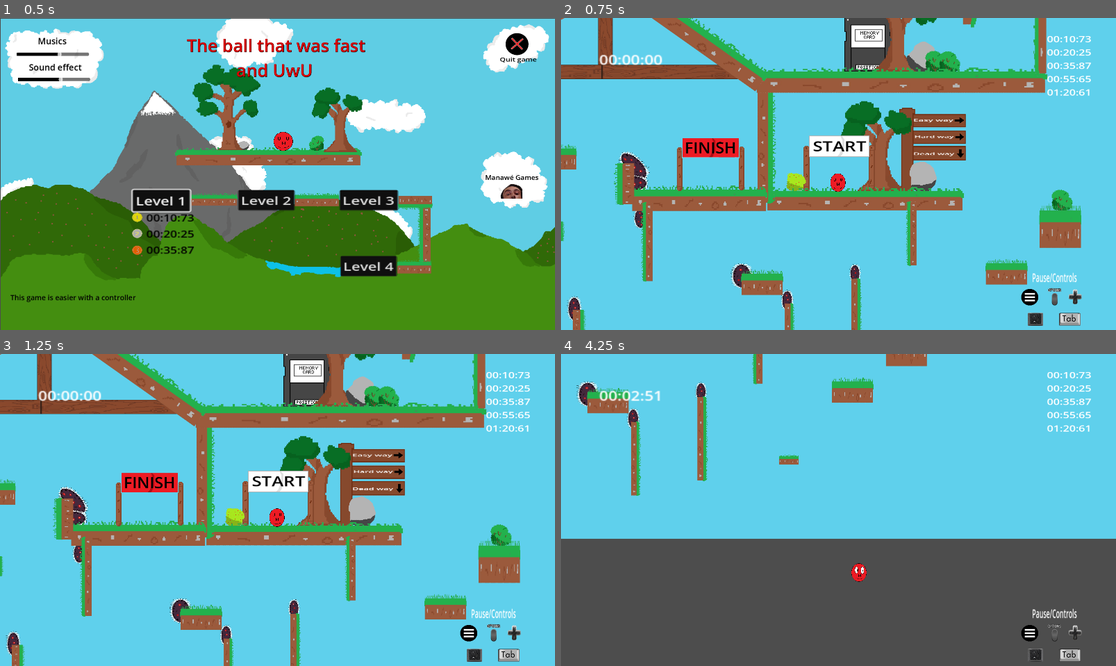
Above: before the commit, frames 1-4 (two rows, left to right).
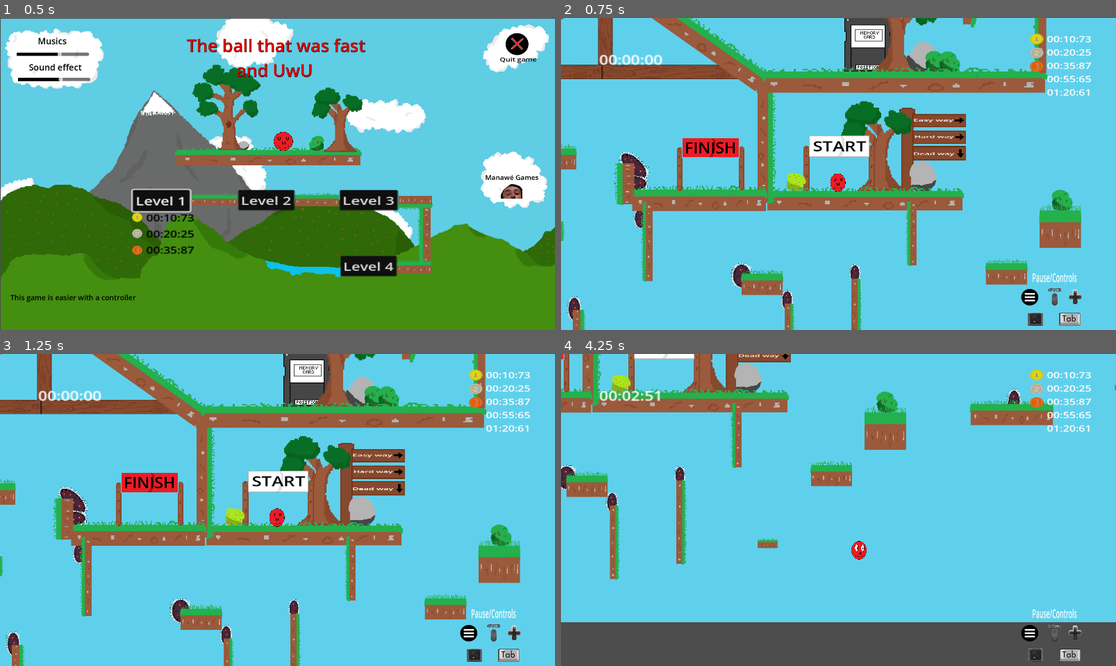
Above: after the commit, the same moments.

Repository: Mahnwe/TheBallThatWasUwU
Game: Godot game, scene res://Scenes/menu.tscn
Same seed, same stepped clock (60 frames per second), same inputs: the game is played once before the commit and once after it. Sound files missing from this copy of the repository are replaced by a short silence.
Inputs (mouse positions are in pixels of both pictures, inside the frame that each line leads up to):
- Up to frame 1 (0.5 s): no input
- Up to frame 2 (0.75 s): click "Level 1" at 0.5 s
- Up to frame 3 (1.25 s): no input
- Up to frame 4 (4.25 s): tap Enter at 1.25 s; move the mouse to (960, 494) at 1.27 s; hold D (move_right) 1.28-2.78 s; tap Shift (dash) at 1.35, 3.05 s; click (960, 494) at 1.42 s; tap Space (jump) at 1.52, 1.82, 2.27, 2.3, 2.57, 3.77, 4.07 s; tap F (next_level) at 1.55, 2.1, 3.8 s; move the mouse to (727, 525) at 2.02 s; move the mouse to (894, 441) at 2.77 s; hold A (move_left) 2.78-3.53 s; hold Space (jump) 2.78-3.53 s; move the mouse to (810, 572) at 3.52 s; hold D (move_right) from 3.53 s (still down); tap C (close_commands) at 3.6 s; click (810, 572) at 3.67 s

Frame 1 is identical in both runs. In frame 2, 0.2% of the frame differs, in the area x 84-87%, y 4-18%; in frame 3, 0.2%; in frame 4, 38%, in the area x 0-100%, y 0-86%.

Commit message:
Add medal sprites to level's timer ranks, change forgotten spike in level 1, and modify player's movements (dash can't be spam anymore, faster slide on walls and better jump handling)

Diff:
--- a/Scenes/level1.tscn
+++ b/Scenes/level1.tscn
@@ -476,7 +476,7 @@
 scale = Vector2(0.280002, 0.2)
 
 [node name="Spike37" parent="." instance=ExtResource("6_mp22g")]
-position = Vector2(639, -632)
+position = Vector2(639, -616)
 scale = Vector2(0.320001, 0.220453)
 
 [node name="Finish" parent="." instance=ExtResource("11_r8tlj")]
--- a/Scenes/vbox_timer_label.tscn
+++ b/Scenes/vbox_timer_label.tscn
@@ -1,6 +1,9 @@
-[gd_scene load_steps=2 format=3 uid="uid://b2k7febsvejjl"]
+[gd_scene load_steps=5 format=3 uid="uid://b2k7febsvejjl"]
 
 [ext_resource type="Script" path="res://Scripts/VboxTimerLabel.gd" id="1_s6oky"]
+[ext_resource type="Texture2D" uid="uid://d0ffotplbx7kk" path="res://Arts/MedalSprite/GoldMedal.png" id="2_eo47u"]
+[ext_resource type="Texture2D" uid="uid://b3xwkjossotye" path="res://Arts/MedalSprite/SilverMedal.png" id="3_kx2cu"]
+[ext_resource type="Texture2D" uid="uid://v70dg745brn8" path="res://Arts/MedalSprite/BronzeMedal.png" id="4_fxi3u"]
 
 [node name="VboxTimerLabel" type="VBoxContainer"]
 offset_right = 267.0
@@ -26,3 +29,18 @@
 [node name="TimerRank5" type="Label" parent="."]
 layout_mode = 2
 theme_override_font_sizes/font_size = 35
+
+[node name="Sprite2D" type="Sprite2D" parent="."]
+position = Vector2(-32, 25)
+scale = Vector2(0.88, 0.88)
+texture = ExtResource("2_eo47u")
+
+[node name="Sprite2D2" type="Sprite2D" parent="."]
+position = Vector2(-32, 80)
+scale = Vector2(0.88, 0.88)
+texture = ExtResource("3_kx2cu")
+
+[node name="Sprite2D3" type="Sprite2D" parent="."]
+position = Vector2(-32, 134)
+scale = Vector2(0.88, 0.88)
+texture = ExtResource("4_fxi3u")
--- a/Scripts/player.gd
+++ b/Scripts/player.gd
@@ -8,13 +8,14 @@
 var gravity = 30
 
 #@export
-var jump_force = -670
+var jump_force = -700
 
 const VELOCITY_Y_MAX = 600
-const dash_speed = 1500
+const dash_speed = 2000
 
 var can_dash
 var have_dash_ability
+var dash_timer = Timer.new()
 
 var can_double_jump
 var number_of_jumps
@@ -28,6 +29,8 @@
 func _ready():
 	can_dash = false
 	can_double_jump = false
+	dash_timer.one_shot = true
+	self.add_child(dash_timer)
 	if(config.get_value("levels", "is_level_two_finished")):
 		can_dash = true
 		have_dash_ability = true
@@ -72,7 +75,7 @@
 		$AnimatedSprite2D.play()
 
 func _dash():
-	if can_dash and have_dash_ability:
+	if can_dash and have_dash_ability and dash_timer.time_left == 0:
 		$DashSound.play()
 		if velocity.x > 0 and Input.is_action_just_pressed("dash"):
 			$AnimatedSprite2D.animation = "dash"
@@ -81,6 +84,7 @@
 			can_dash = false
 			move_and_slide()
 			$AnimatedSprite2D.play()
+			dash_timer.start(0.5)
 		if velocity.x < 0 and Input.is_action_just_pressed("dash"):
 			$AnimatedSprite2D.animation = "dash"
 			$AnimatedSprite2D.flip_h = true
@@ -88,6 +92,7 @@
 			can_dash = false
 			move_and_slide()
 			$AnimatedSprite2D.play()
+			dash_timer.start(0.5)
 
 
 func check_if_player_is_not_on_floor():
@@ -132,7 +137,7 @@
 func _input(event):
 	if event.is_action_released("jump"):
 		if velocity.y < 0.0:
-			velocity.y *= 0.7
+			velocity.y *= 0.4
 
 func check_if_player_is_on_wall():
 		# Wall-jump
@@ -170,13 +175,13 @@
 	if collinding_right_wall():
 		number_of_jumps = 0
 		can_dash = true
-		velocity.y = gravity+65
+		velocity.y = gravity+90
 		$AnimatedSprite2D.animation = "stay"
 		$AnimatedSprite2D.flip_h = true
 	if colliding_left_wall():
 		number_of_jumps = 0
 		can_dash = true
-		velocity.y = gravity+65
+		velocity.y = gravity+90
 		$AnimatedSprite2D.animation = "stay"
 		$AnimatedSprite2D.flip_h = false
 
